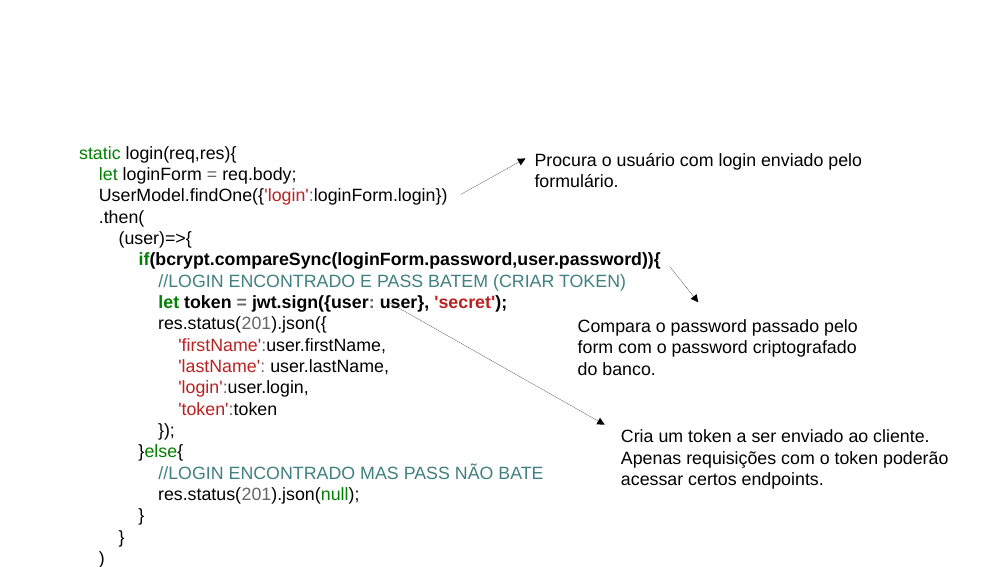
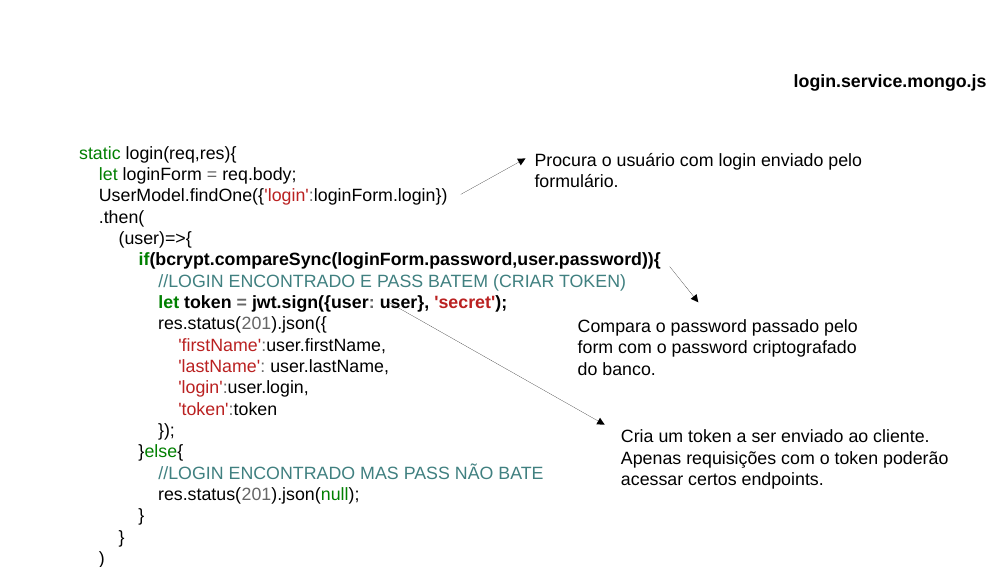
Before and after one commit to CCastro01/PIW-2019_1, a slide deck: slide 33 of SLIDES/14 - Refatoração do Projeto CRUD.odp (slide 32 before the commit). Drawn at 1008x567 pixels with LibreOffice and Linux fonts; fonts in the diff are those of the drawing; background and template pictures are left out. Boxes give left, top, right and bottom in pixels: in the first picture for what was removed or moved away, otherwise in the second. Text is boxed around its words. In the diff, an @@ line names an element or a change of style, - is before the commit and + after.

```diff
--- a/SLIDES/14 - Refatoração do Projeto CRUD.odp
+++ b/SLIDES/14 - Refatoração do Projeto CRUD.odp
@@ text added at (794,74,987,91), 14 pt, text #000000, bold @@
+login.service.mongo.js
```
Also in this commit, not shown: 23 other slides changed, 1 slide added, 27 other files.
